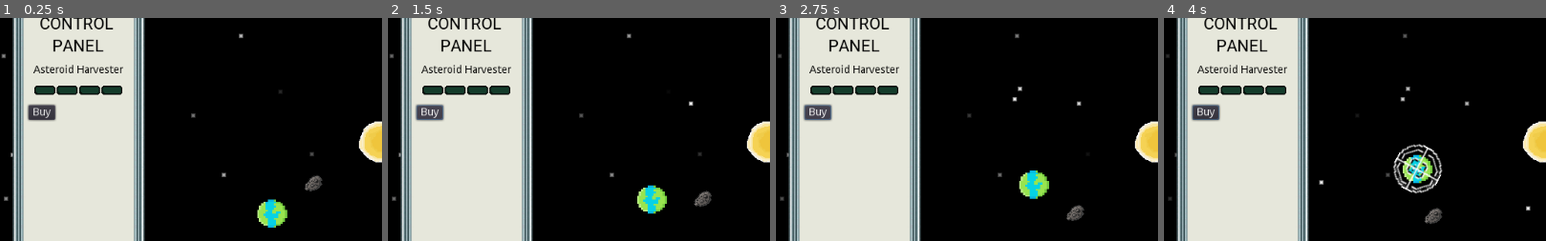
Above: before the commit, frames 1-4 (left to right).
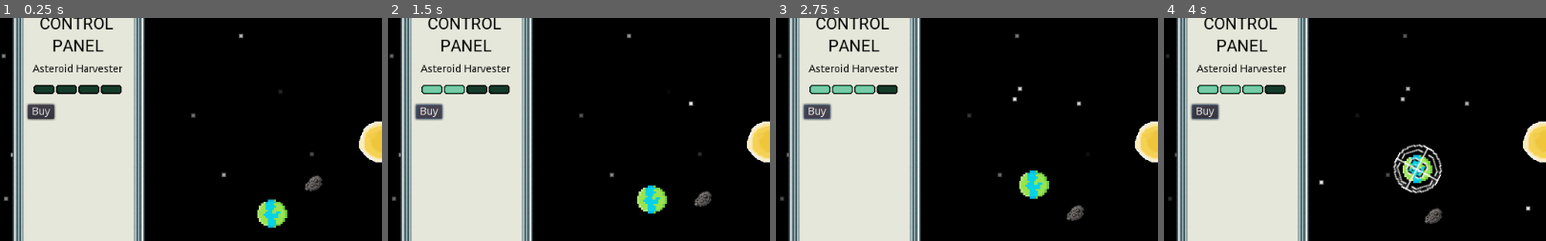
Above: after the commit, the same moments.

Repository: dev-cyprium/EndOfTheUniverse
Game: Godot game, scene res://Scenes/Main.tscn
Two runs of this game, one before a commit and one after it. Both use one fixed random seed, a clock stepped at 60 frames per second and the inputs below.
Inputs (mouse positions are % of the whole screen's width and height, from its top left):
- Up to frame 1 (0.25 s): no input
- Up to frame 2 (1.5 s): click "Buy" at 0.5 s; click "Buy" at 1.25 s
- Up to frame 3 (2.75 s): click "Buy" at 2 s
- Up to frame 4 (4 s): move the mouse to (54, 89) at 2.77 s; click (54, 89) at 2.92 s; move the mouse to (33, 56) at 3.52 s; click (33, 56) at 3.67 s
The pictures show only the part of the screen within x 0-50%, y 20-70%; the shares and areas given below are measured in that part.

The runs differ from the first frame. In frame 1, 1.4% of the frame differs, in the area x 7-33%, y 20-47%; in frame 2, 1.7%; in frame 3, 1.8%; in frame 4, 1.8%.

Commit message:
finish gauge widget:

Diff:
--- a/Scenes/GUI.tscn
+++ b/Scenes/GUI.tscn
@@ -7,9 +7,10 @@
 [ext_resource path="res://assets/medbay.png" type="Texture" id=5]
 [ext_resource path="res://assets/wire_gui.png" type="Texture" id=6]
 [ext_resource path="res://Scenes/RichTextLabel.gd" type="Script" id=7]
-[ext_resource path="res://assets/button_active.png" type="Texture" id=8]
-[ext_resource path="res://assets/button_inactive.png" type="Texture" id=9]
+[ext_resource path="res://assets/Gauges/button_active.png" type="Texture" id=8]
+[ext_resource path="res://assets/Gauges/button_inactive.png" type="Texture" id=9]
 [ext_resource path="res://Scripts/UI/Switch.gd" type="Script" id=10]
+[ext_resource path="res://assets/Gauges/button_super.png" type="Texture" id=11]
 
 [sub_resource type="DynamicFont" id=1]
 size = 22
@@ -206,23 +207,25 @@
 }
 
 [node name="Gauge" type="Control" parent="."]
-margin_left = 23.0807
-margin_top = 204.783
-margin_right = 172.081
-margin_bottom = 255.783
+margin_left = 23.0
+margin_top = 177.174
+margin_right = 172.0
+margin_bottom = 259.174
 script = ExtResource( 10 )
 __meta__ = {
 "_edit_use_anchors_": false
 }
-onState = ExtResource( 8 )
-offState = ExtResource( 9 )
+on_state = ExtResource( 8 )
+off_state = ExtResource( 9 )
+super_state = ExtResource( 11 )
 
 [node name="VBoxContainer" type="VBoxContainer" parent="Gauge"]
 anchor_right = 1.0
 anchor_bottom = 1.0
-margin_left = 8.0
-margin_top = -23.0
-margin_right = -6.0
+margin_left = 7.0
+margin_top = 25.0
+margin_right = -7.0
+margin_bottom = -4.0
 grow_horizontal = 0
 grow_vertical = 0
 __meta__ = {
@@ -294,7 +297,6 @@
 }
 
 [node name="MarginContainer" type="MarginContainer" parent="Gauge/VBoxContainer/HBoxContainer2"]
-margin_left = 8.0
 margin_right = 36.0
 margin_bottom = 20.0
 
@@ -303,3 +305,4 @@
 margin_bottom = 20.0
 text = "Buy"
 align = 0
+[connection signal="pressed" from="Gauge/VBoxContainer/HBoxContainer2/MarginContainer/Buy" to="Gauge" method="_on_Buy_pressed"]
--- a/Scripts/UI/Switch.gd
+++ b/Scripts/UI/Switch.gd
@@ -1,9 +1,25 @@
 extends Node
 tool
 
-export(Texture) var onState;
-export(Texture) var offState;
+export(Texture) var on_state;
+export(Texture) var off_state;
+export(Texture) var super_state;
+
+var state = 0
 
 func _ready():
 	for child in get_child(0).get_child(1).get_children():
-		child.texture = offState;
+		child.texture = off_state;
+
+func _on_Buy_pressed():
+	state = state + 1
+	var i = 0
+	for child in get_child(0).get_child(1).get_children():
+		if state >= 5:
+			var new_state = state % 5 + 1
+			if i < new_state:
+				child.texture = super_state
+		else:
+			if i < state:
+				child.texture = on_state
+		i += 1
Not shown: 1 places in Scenes/GUI.tscn that only renumber resources
Renamed: assets/button_active.png -> assets/Gauges/button_active.png
Not shown, changed: assets/Gauges/button_active.png.import
Renamed: assets/button_inactive.png -> assets/Gauges/button_inactive.png
Not shown, added: assets/Gauges/button_inactive.png.import
Binary file added: assets/Gauges/button_super.png
Not shown, changed: assets/Gauges/button_super.png.import
